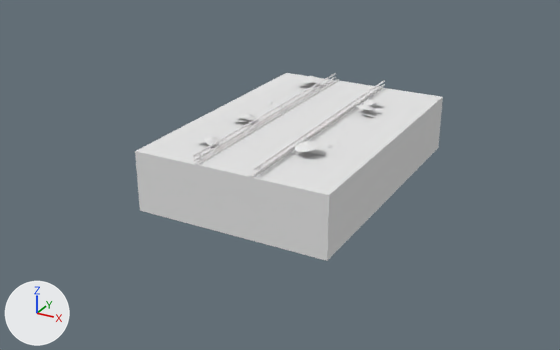
The Blender file Assets/CompleteBeach.blend, before and after one commit.
Camera for both pictures: a 50 mm camera at (85.6, -152.2, 67.5) aimed at (-4.0, 10.8, -14.0). Every picture has the same lights, and +X, +Y and +Z are marked at lower left.
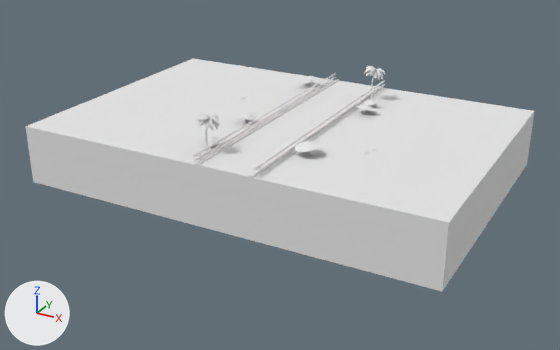
Boxes (x1, y1, x2, y2) around the edits, measured in the pictures (560 x 350 px; the box of a moved part takes in the faces that stretch with it):
'Cube', reshaped (65% wider, 24% taller): before (135, 73, 443, 261); after (25, 58, 534, 291)
part 1 of me_cube, moved or reshaped: before (373, 103, 383, 106); after (363, 111, 380, 114)
part 2 of me_cube, built on: before (135, 73, 374, 261); after (25, 58, 449, 291)

What changed in the scene script:
```text
Change me_cube:
    used by ob_cube; location = (-1.3, 0.0, 0.0); scale = (1.82, 1.82, 1.82)
    remove me_cube.from_pydata(...)  # 342 vertices, 276 faces; spans x -13.0..14.4, y -11.6..29.1, z -8.5..1.9
    add me_cube.from_pydata(...)  # 1170 vertices, 828 faces; spans x -32.2..28.3, y -11.6..29.1, z -8.5..5.3
    me_cube part 1: the loose piece of 4 vertices spanning x 5.9..8.3, y 18.9..20.3, z 0.3..0.5 is moved by (0.7, -3.0, -0.3), in mat_bakematerial (its picture is missing)
    me_cube part 2: 4 vertices moved from x 14.4, y -11.6..29.1, z -8.5..0.0 to x 28.3, y -11.6..29.1, z -8.5..0.0; 11 vertices removed from x -13.0..8.8, y -11.6..29.1, z -8.5..0.4; 811 vertices added at x -32.2..8.9, y -11.6..29.1, z -8.5..5.3
    me_cube part 3: the surface is now shaded smooth
```
